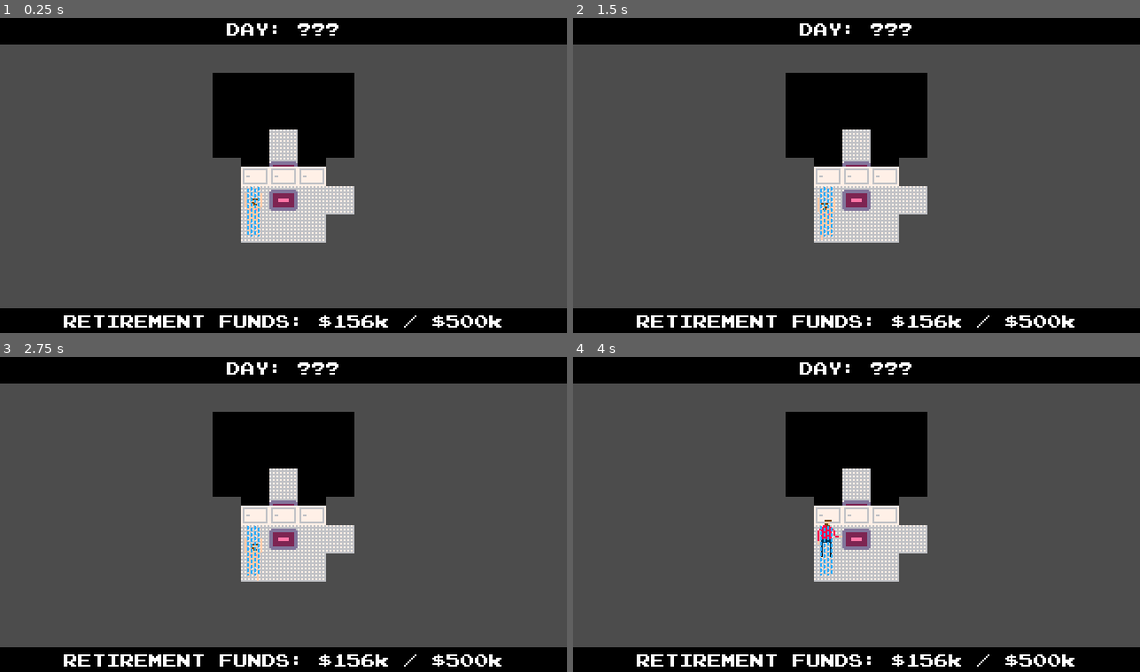
Above: before the commit, frames 1-4 (two rows, left to right).
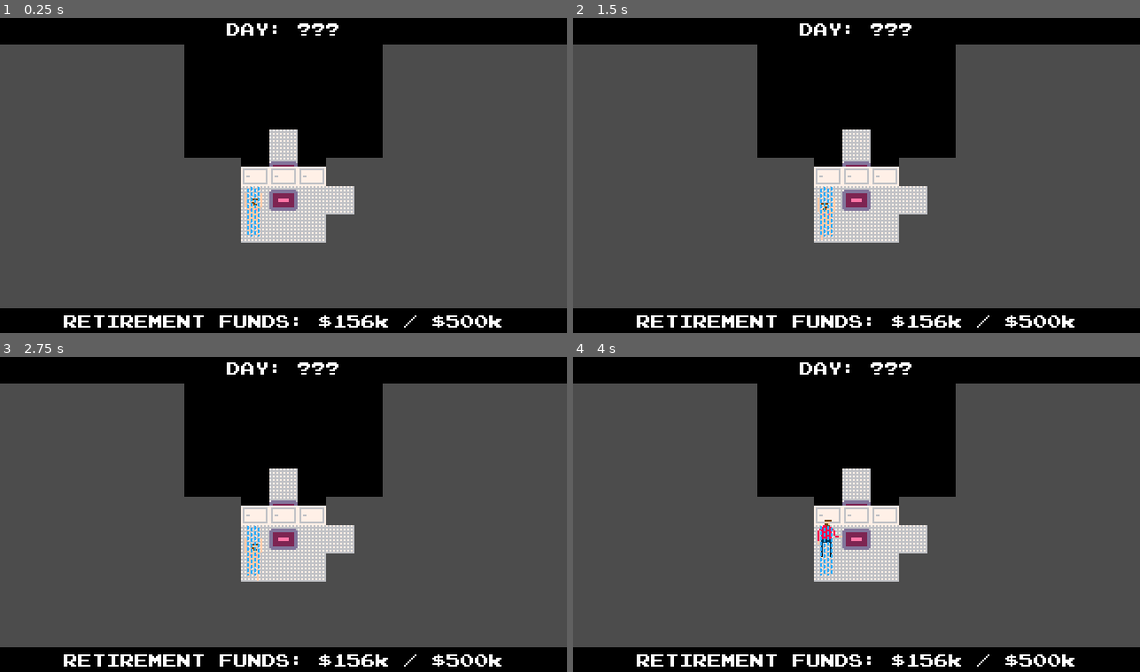
Above: after the commit, the same moments.

Repository: qhoang85/LD47
Game: Godot game, scene res://scenes/restroom.tscn
Same seed, same stepped clock (60 frames per second), same inputs: the game is played once before the commit and once after it. This scene is started directly instead of the project's main scene.
Inputs (mouse positions are in pixels of both pictures, inside the frame that each line leads up to):
- Up to frame 1 (0.25 s): no input
- Up to frame 2 (1.5 s): move the mouse to (981, 159) at 0.52 s; hold D (player_right) 0.53-1.28 s; hold Space (player_use) 0.53-1.28 s; click (981, 159) at 0.67 s; move the mouse to (743, 191) at 1.27 s; hold S (player_down) from 1.28 s (still down); tap Space (player_use) at 1.35 s
- Up to frame 3 (2.75 s): move the mouse to (340, 445) at 2.02 s; release S (player_down) at 2.03 s; hold D (player_right) from 2.03 s (still down); hold Space (player_use) from 2.03 s (still down)
- Up to frame 4 (4 s): move the mouse to (828, 577) at 2.77 s; release D (player_right) at 2.78 s; release Space (player_use) at 2.78 s; hold W (player_up) 2.78-3.53 s; tap Space (player_use) at 2.85 s; click (828, 577) at 2.92 s; move the mouse to (1026, 561) at 3.52 s; hold A (player_left) from 3.53 s (still down); hold Space (player_use) from 3.53 s (still down)

The runs differ from the first frame. In frame 1, 5.8% of the frame differs, in the area x 32-68%, y 8-45%; in frame 2, 5.8%; in frame 3, 5.8%; in frame 4, 5.8%.

Commit message:
Break loop messages.

Diff:
--- a/prefabs/player.tscn
+++ b/prefabs/player.tscn
@@ -51,8 +51,7 @@
 } ]
 }
 
-[sub_resource type="Animation" id=2]
-resource_name = "use"
+[sub_resource type="Animation" id=3]
 tracks/0/type = "value"
 tracks/0/path = NodePath("Sprite:frame")
 tracks/0/interp = 1
@@ -114,10 +113,10 @@
 [node name="AnimationPlayer" type="AnimationPlayer" parent="."]
 playback_speed = 2.0
 anims/idle = SubResource( 1 )
-anims/shower = SubResource( 5 )
-anims/use = SubResource( 2 )
-anims/walk = SubResource( 3 )
+anims/shower = SubResource( 2 )
+anims/use = SubResource( 3 )
+anims/walk = SubResource( 4 )
 
 [node name="CollisionShape2D" type="CollisionShape2D" parent="."]
 position = Vector2( 0, 14 )
-shape = SubResource( 4 )
+shape = SubResource( 5 )
--- a/project.godot
+++ b/project.godot
@@ -107,6 +107,6 @@
 
 [rendering]
 
-quality/2d/use_nvidia_rect_flicker_workaround=true
 quality/2d/use_pixel_snap=true
 environment/default_environment="res://default_env.tres"
+quality/2d/use_nvidia_rect_flicker_workaround=true
--- a/scenes/restroom.tscn
+++ b/scenes/restroom.tscn
@@ -65,5 +65,5 @@
 tile_set = ExtResource( 2 )
 cell_size = Vector2( 16, 16 )
 format = 1
-tile_data = PoolIntArray( -1, 5, 0, -65536, 5, 0, -65535, 5, 0, -65534, 5, 0, -65533, 5, 0, 65535, 5, 0, 0, 5, 0, 1, 5, 0, 2, 5, 0, 3, 5, 0, 131071, 5, 0, 65536, 5, 0, 65538, 5, 0, 65539, 5, 0 )
+tile_data = PoolIntArray( -65538, 5, 0, -65537, 5, 0, -131072, 5, 0, -131071, 5, 0, -131070, 5, 0, -131069, 5, 0, -131068, 5, 0, -2, 5, 0, -1, 5, 0, -65536, 5, 0, -65535, 5, 0, -65534, 5, 0, -65533, 5, 0, -65532, 5, 0, 65534, 5, 0, 65535, 5, 0, 0, 5, 0, 1, 5, 0, 2, 5, 0, 3, 5, 0, 4, 5, 0, 131070, 5, 0, 131071, 5, 0, 65536, 5, 0, 65538, 5, 0, 65539, 5, 0, 65540, 5, 0 )
 [connection signal="body_entered" from="SceneTransitioner" to="SceneTransitioner" method="_on_body_entered"]
--- a/scripts/breakloop.gd
+++ b/scripts/breakloop.gd
@@ -6,12 +6,25 @@
 onready var yes_button = $CenterContainer/VBoxContainer/HBoxContainer/Yes
 onready var no_button = $CenterContainer/VBoxContainer/HBoxContainer/No
 onready var animation_player = $AnimationPlayer
+var messages = [
+	"Insufficient funds.",
+	"I am too scared.",
+	"Maybe tomorrow will be different.",
+	"But how?",
+	"The loop is not so bad.",
+	"I am not brave enough.",
+	"I am safe in the loop.",
+	"I don't want to!",
+	"I will do it whey you do it!"
+]
+var rand = RandomNumberGenerator.new()
 
 
 # Called when the node enters the scene tree for the first time.
 func _ready():
 	yes_button.grab_focus()
 	$Message/Label2.visible = false
+	$Message/Label2.text = messages[rand.randi_range(0, messages.size() - 1)]
 
 
 func _unhandled_input(_event):
--- a/scripts/player.gd
+++ b/scripts/player.gd
@@ -96,12 +96,10 @@
 
 func take_shower():
 	self._is_showering = self._is_showering + 1
-	print("enter shower")
 
 
 func finish_shower():
 	self._is_showering = self._is_showering - 1
-	print("exit shower")
 
 
 func play_skate_sound():
Not shown: 3 places in prefabs/player.tscn that only renumber resources
